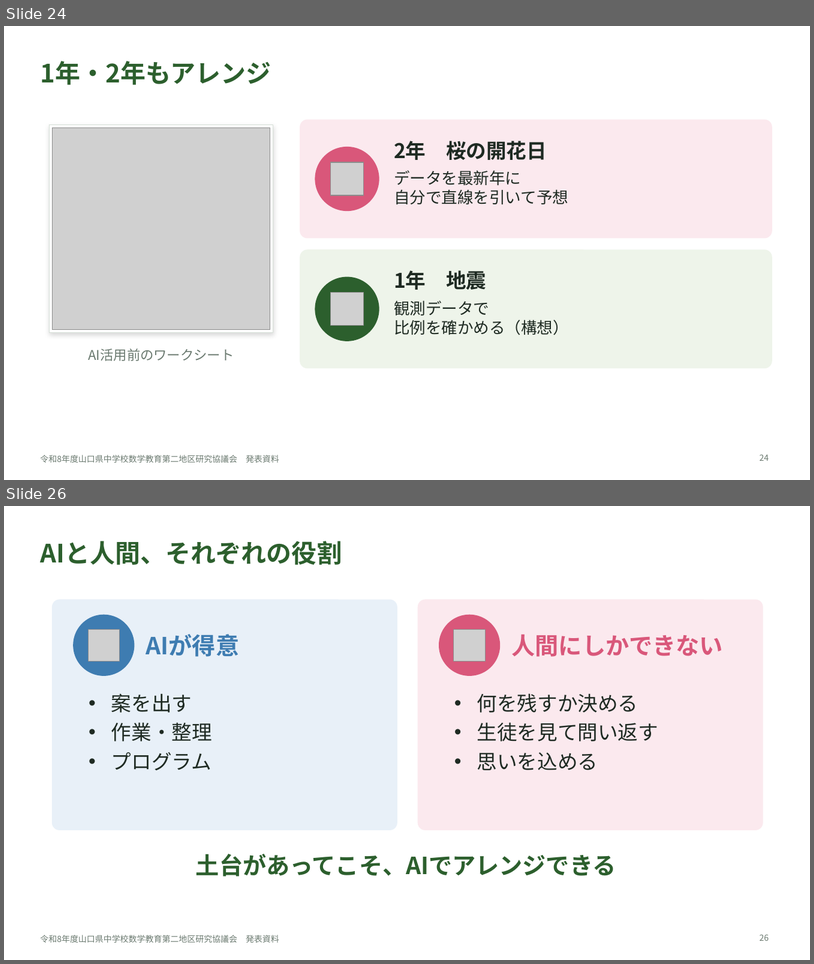
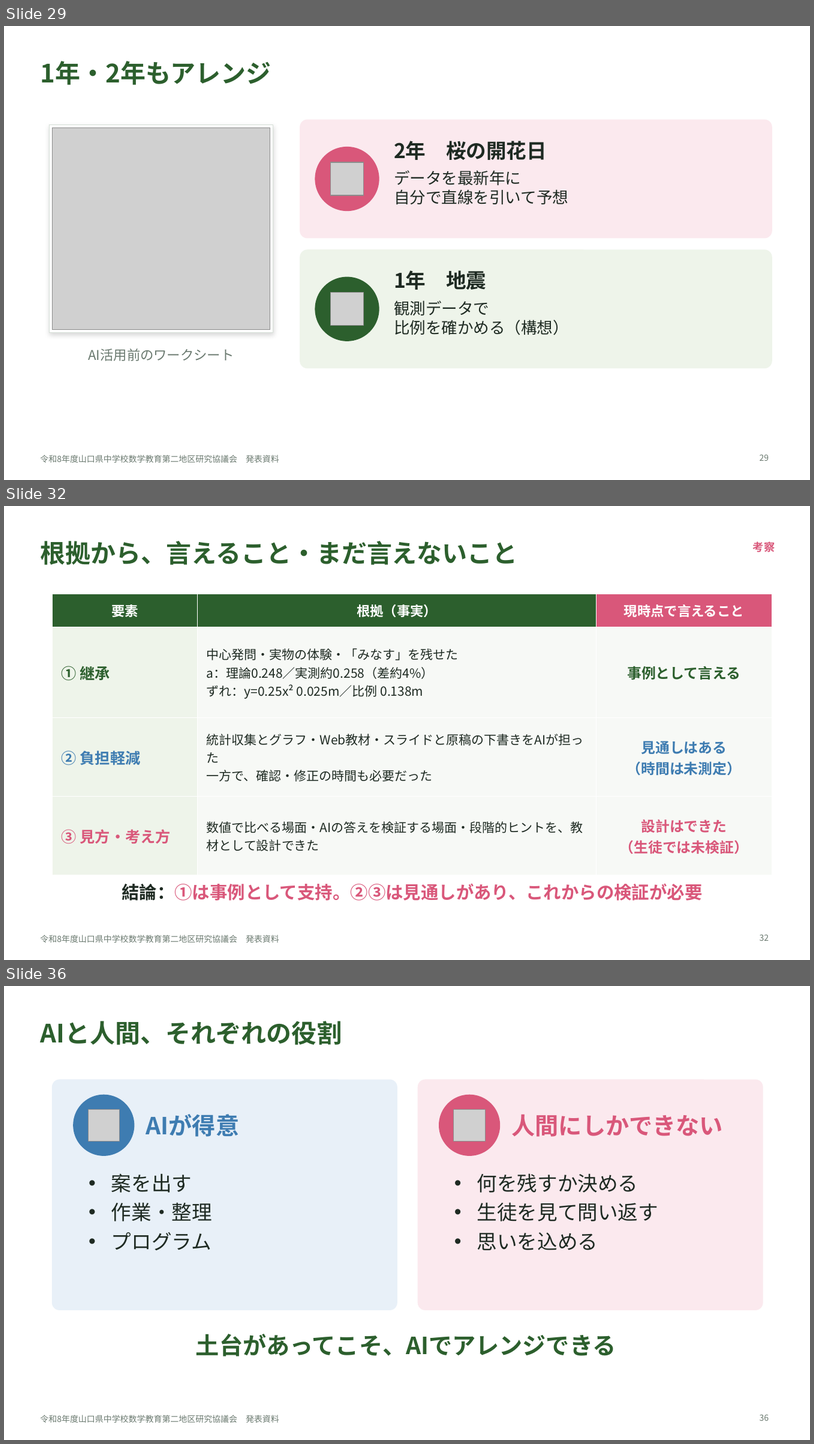
Before and after one commit to margiela14th-sudo/my-ai-project, a slide deck: 07_完成資料/県大会発表_生成AI授業再構築.pptx. Shown one above the other, each under a label of ours: slides 24 and 26 before the commit, slides 29, 32 and 36 after it; the slides between them are not shown. The pictures are 814x964 and 814x1444 pixels, drawn with LibreOffice and Linux fonts; fonts in the diff are those of the drawing; grey boxes stand for pictures. Boxes give left, top, right and bottom in pixels: in the first picture for what was removed or moved away, otherwise in the second. Text is boxed around its words. In the diff, an @@ line names an element or a change of style, - is before the commit and + after.

```diff
--- a/07_完成資料/県大会発表_生成AI授業再構築.pptx
+++ b/07_完成資料/県大会発表_生成AI授業再構築.pptx
@@ slide 32 added at bbox=[4, 506, 810, 960], background #FFFFFF; not listed: 1 template element that a slide beside it also shows @@
@@ title added at bbox=[40, 541, 518, 565], 30 pt, text #2C5F2D, bold @@
+根拠から、言えること・まだ言えないこと
@@ text added at bbox=[753, 541, 775, 552], 13 pt, text #D9577A, bold @@
+考察
@@ table added at bbox=[53, 594, 772, 856], 4 rows, 3 columns @@
+要素 | 根拠（事実） | 現時点で言えること
+① 継承 | 中心発問・実物の体験・「みなす」を残せた / a：理論0.248／実測約0.258（差約4%） / ずれ：y=0.25x² 0.025m／比例 0.138m | 事例として言える
+② 負担軽減 | 統計収集とグラフ・Web教材・スライドと原稿の下書きをAIが担った / 一方で、確認・修正の時間も必要だった | 見通しはある / （時間は未測定）
+③ 見方・考え方 | 数値で比べる場面・AIの答えを検証する場面・段階的ヒントを、教材として設計できた | 設計はできた / （生徒では未検証）
@@ text added at bbox=[122, 883, 702, 900], 21 pt, text #D9577A, bold @@
+結論：①は事例として支持。②③は見通しがあり、これからの検証が必要
@@ page number added at bbox=[760, 934, 770, 940], 10 pt, text #6B7A70 @@
+32
@@ what was slide 24 is now slide 29 @@
@@ page number at bbox=[760, 454, 770, 460]: text changed @@
-24
+29
@@ what was slide 26 is now slide 36 @@
@@ page number at bbox=[760, 1414, 770, 1420]: text changed @@
-26
+36
```
Also in this commit, not shown: 2 slides changed, 9 other slides added, 1 slide removed, 14 other files.
